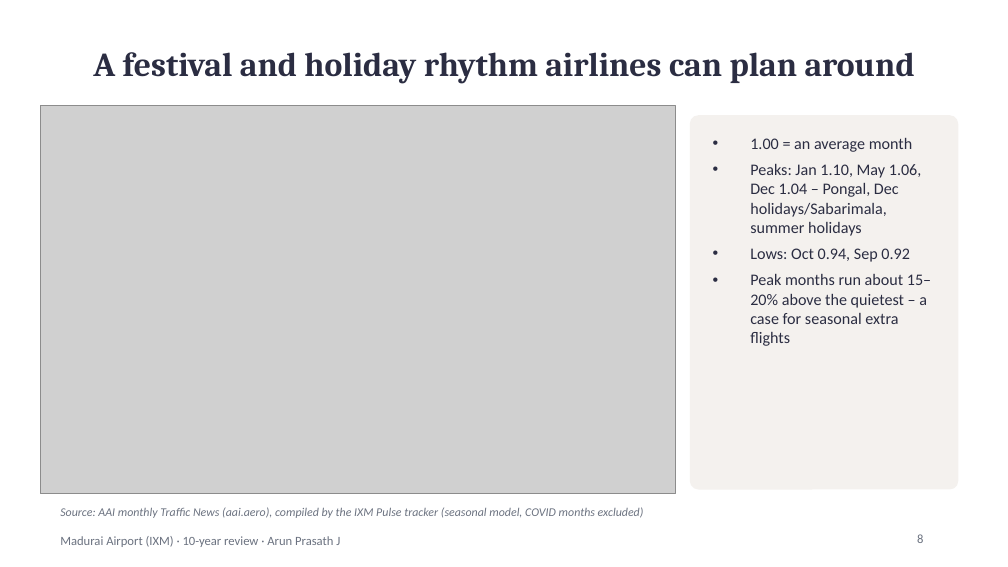
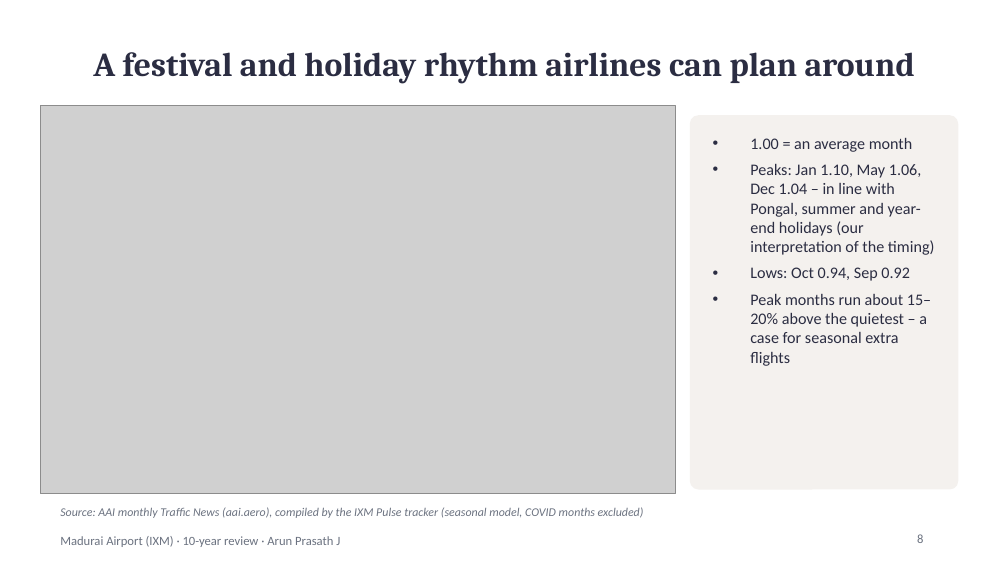
Before and after one commit to jarunprasath/madurai-airport-tracker, a slide deck: slide 8 of reports/IXM_10_year_review.pptx. Drawn at 1008x567 pixels with LibreOffice and Linux fonts; fonts in the diff are those of the drawing; grey boxes stand for pictures. Boxes give left, top, right and bottom in pixels: in the first picture for what was removed or moved away, otherwise in the second. Text is boxed around its words. In the diff, an @@ line names an element or a change of style, - is before the commit and + after.

```diff
--- a/reports/IXM_10_year_review.pptx
+++ b/reports/IXM_10_year_review.pptx
@@ text at [750, 164, 934, 255]: text changed @@
-• Peaks: Jan 1.10, May 1.06, Dec 1.04 – Pongal, Dec holidays/Sabarimala, summer holidays
+• Peaks: Jan 1.10, May 1.06, Dec 1.04 – in line with Pongal, summer and year-end holidays (our interpretation of the timing)
```
Also in this commit, not shown: 10 other slides changed, 3 other files.
